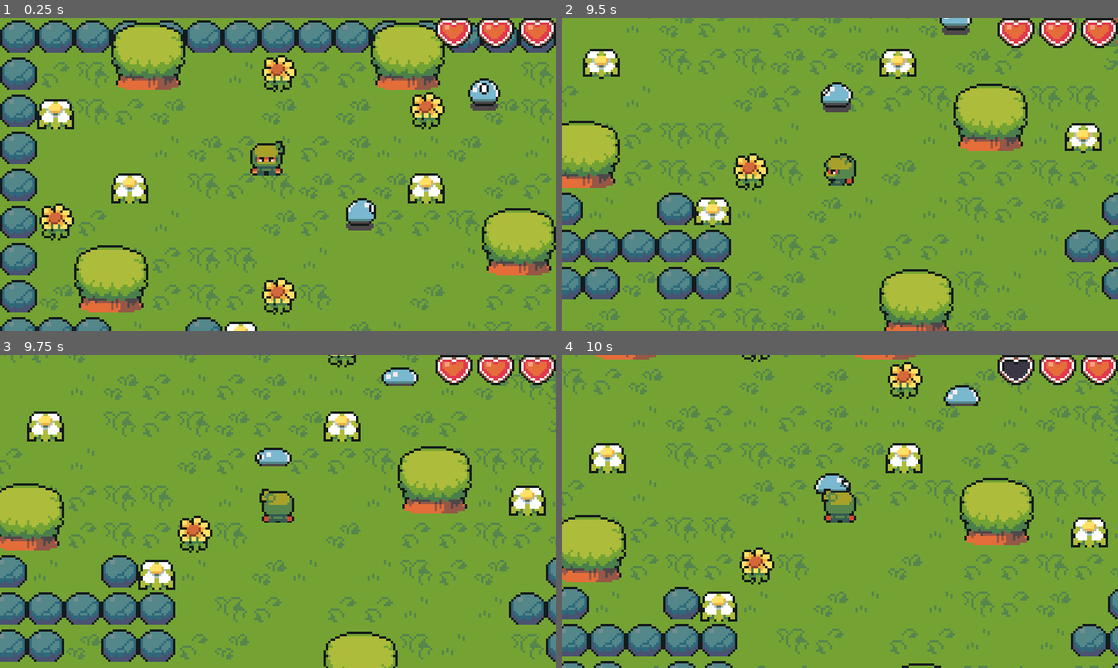
Above: before the commit, frames 1-4 (two rows, left to right).
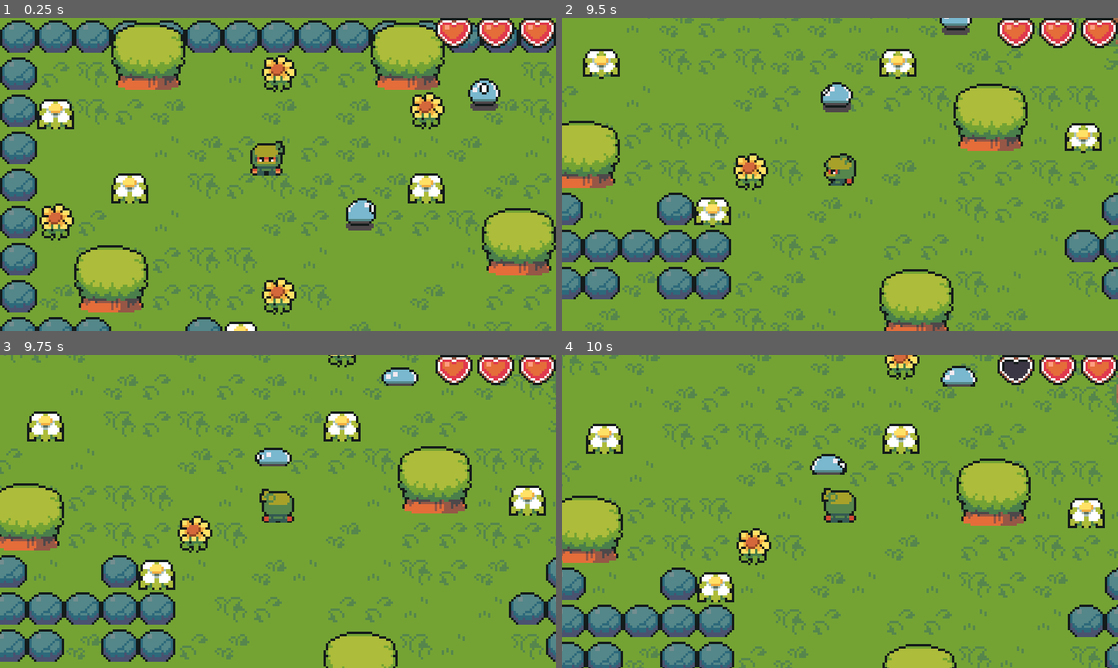
Above: after the commit, the same moments.

Repository: kylelaverty/arpg-godot-4
Game: Godot game, scene res://scenes/world.tscn
Two runs of this game, one before a commit and one after it. Both use one fixed random seed, a clock stepped at 60 frames per second and the inputs below.
Inputs:
- Up to frame 1 (0.25 s): no input
- Up to frame 2 (9.5 s): hold Right (right) 0.53-1.28 s; hold Down (down) 1.28-2.03 s; hold Right (right) 2.03-2.78 s; hold Up (up) 2.78-3.53 s; hold Left (left) 3.53-5.03 s; hold Down (down) 5.03-5.78 s; hold Right (right) 5.78-6.53 s; hold Up (up) 6.53-7.28 s; hold Right (right) 7.28-8.03 s; hold Down (down) 8.03-8.78 s; hold Left (left) from 8.78 s (still down)
- Up to frame 3 (9.75 s): release Left (left) at 9.53 s; hold Up (up) from 9.53 s (still down)
- Up to frame 4 (10 s): keep holding Up (up)

Frames 1-3 are identical in both runs. In frame 4, 32% of the frame differs, in the area x 0-100%, y 0-100%.

Commit message:
Part 15 - knockback

Diff:
--- a/player/player.gd
+++ b/player/player.gd
@@ -9,6 +9,8 @@
 
 @export var maxHealth = 3
 @onready var currentHealth: int = maxHealth
+
+@export var knockbackPower = 500
 
 func handleInput():
 	var moveDirection = Input.get_vector("left", "right", "up", "down")
@@ -46,3 +48,9 @@
 		if currentHealth < 0:
 			currentHealth = maxHealth
 		healthChanged.emit(currentHealth)
+		knockback(area.get_parent().velocity)
+
+func knockback(enemyVelocity: Vector2):
+	var knockbackDirection = (enemyVelocity - velocity).normalized() * knockbackPower
+	velocity = knockbackDirection
+	move_and_slide()
--- a/scenes/world.tscn
+++ b/scenes/world.tscn
@@ -2067,6 +2067,7 @@
 position = Vector2(0, 3)
 limit_left = 0
 limit_top = 0
+position_smoothing_speed = 10.0
 script = ExtResource("5_pbs35")
 tilemap = NodePath("../..")
 
